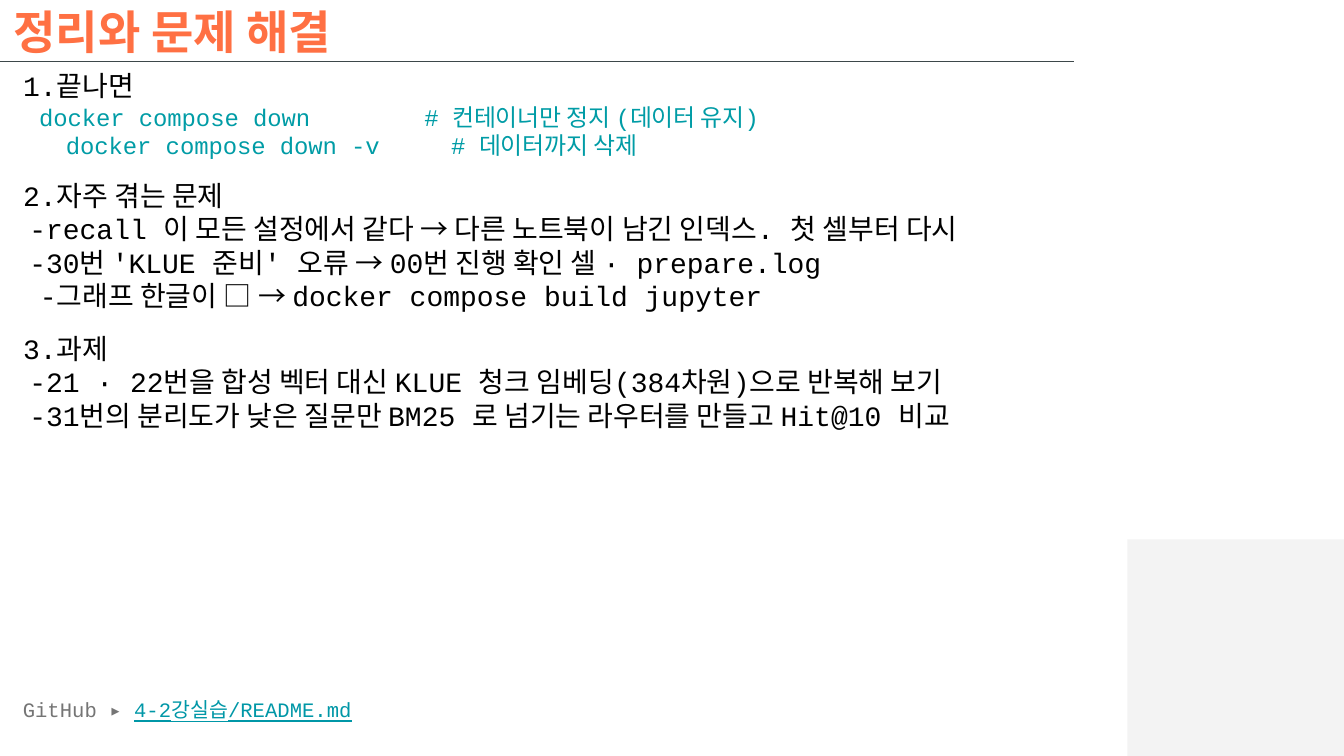
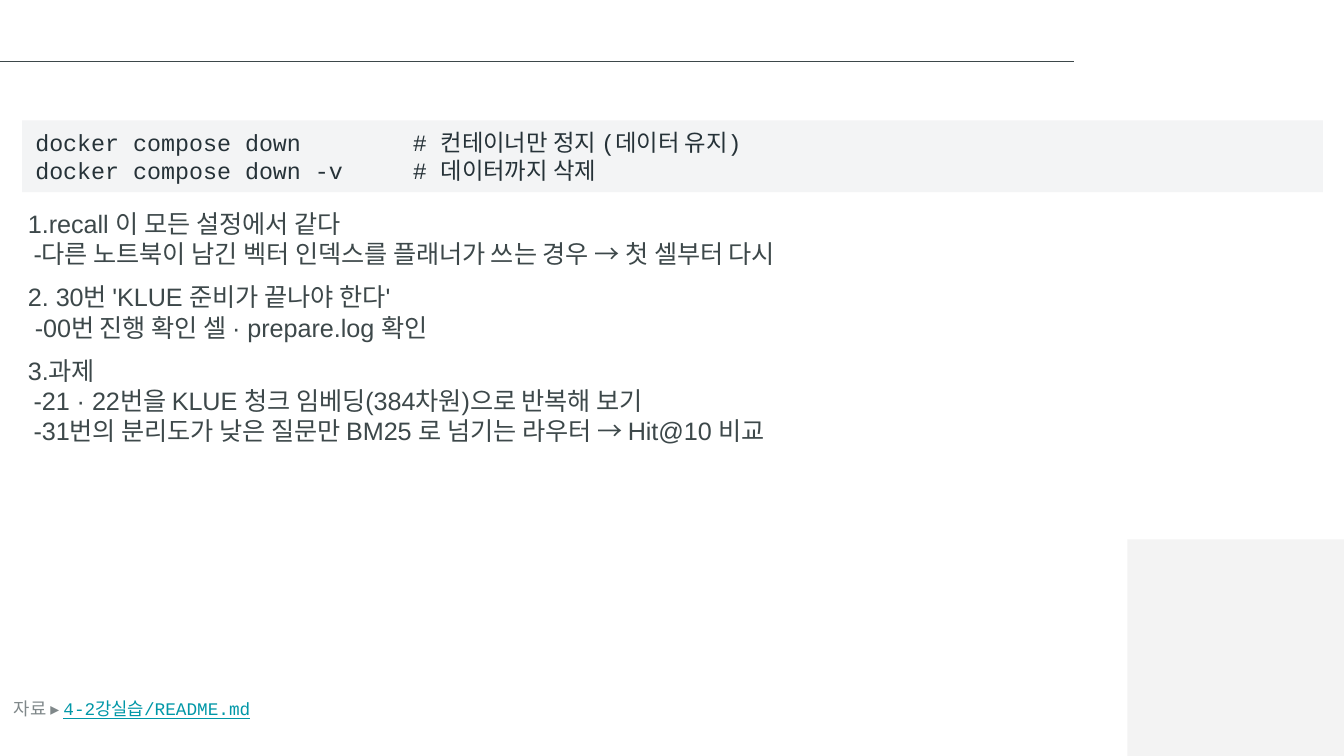
Before and after one commit to hikaMaeng/-ai-, a slide deck: slide 62 of 4-2강실습/slides/4-2강실습_벡터디비.pptx (slide 37 before the commit). Drawn at 1344x756 pixels with LibreOffice and Linux fonts; fonts in the diff are those of the drawing; background and template pictures are left out. Boxes give left, top, right and bottom in pixels: in the first picture for what was removed or moved away, otherwise in the second. Text is boxed around its words. In the diff, an @@ line names an element or a change of style, - is before the commit and + after.

```diff
--- a/4-2강실습/slides/4-2강실습_벡터디비.pptx
+++ b/4-2강실습/slides/4-2강실습_벡터디비.pptx
@@ title removed at (x1=13, y1=10, x2=331, y2=53) @@
-정리와 문제 해결
@@ rectangle added at (x1=22, y1=121, x2=1322, y2=192), fill #F3F4F5, 12.5 pt, text #263238 @@
+docker compose down # 컨테이너만 정지 (데이터 유지)
+docker compose down -v # 데이터까지 삭제
@@ text at (x1=28, y1=212, x2=775, y2=444): text changed; size 15 to 13.5 pt; font Courier New to Arial; text colour #000000 to #3D484A @@
-1.끝나면
-docker compose down # 컨테이너만 정지 (데이터 유지)
-docker compose down -v # 데이터까지 삭제
-2.자주 겪는 문제
--recall 이 모든 설정에서 같다 → 다른 노트북이 남긴 인덱스. 첫 셀부터 다시
--30번 'KLUE 준비' 오류 → 00번 진행 확인 셀 · prepare.log
--그래프 한글이 □ → docker compose build jupyter
-3.과제
--21 · 22번을 합성 벡터 대신 KLUE 청크 임베딩(384차원)으로 반복해 보기
--31번의 분리도가 낮은 질문만 BM25 로 넘기는 라우터를 만들고 Hit@10 비교
+1.recall 이 모든 설정에서 같다
+-다른 노트북이 남긴 벡터 인덱스를 플래너가 쓰는 경우 → 첫 셀부터 다시
+2. 30번 'KLUE 준비가 끝나야 한다'
+-00번 진행 확인 셀 · prepare.log 확인
+3.과제
+-21 · 22번을 KLUE 청크 임베딩(384차원)으로 반복해 보기
+-31번의 분리도가 낮은 질문만 BM25 로 넘기는 라우터 → Hit@10 비교
@@ text at (x1=14, y1=700, x2=250, y2=719): text changed; size 11 to 9.5 pt @@
-GitHub ▸ 4-2강실습/README.md
+자료 ▸ 4-2강실습/README.md
```
Also in this commit, not shown: 22 other slides changed, 36 slides added, 11 slides removed, 3 other files.
